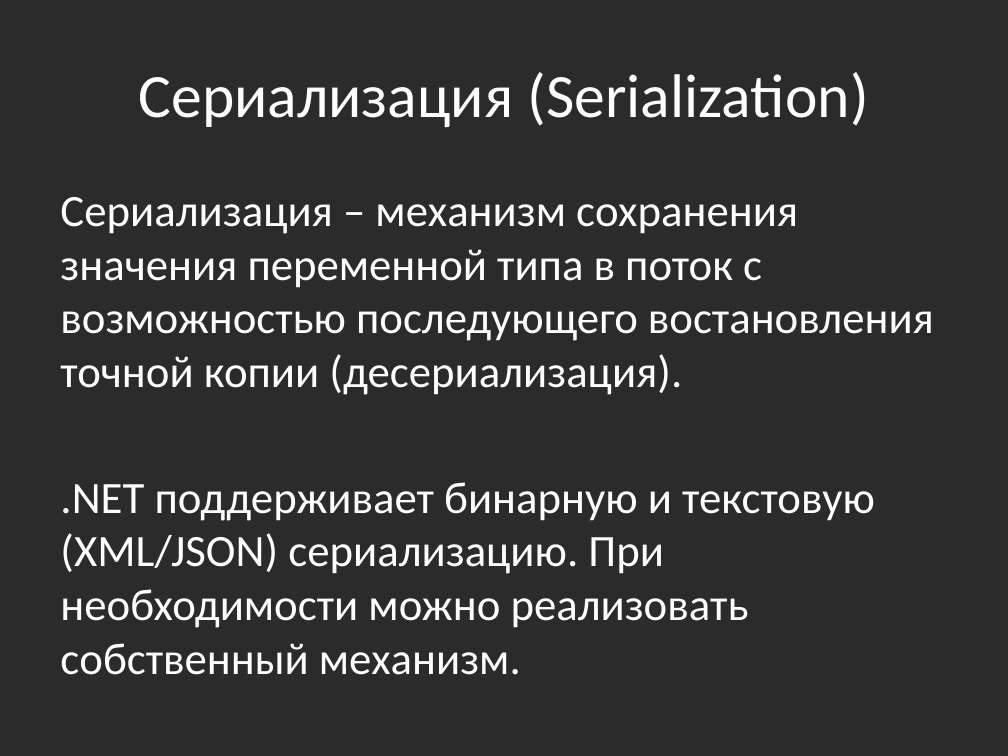
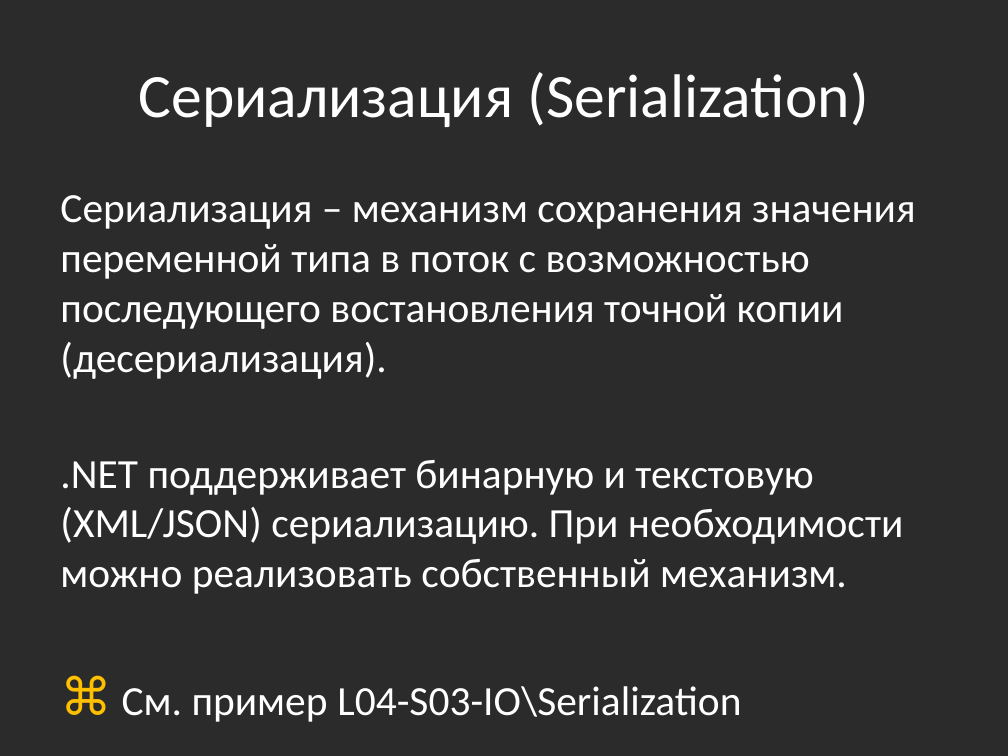
Before and after one commit to bazile/Training, a slide deck: slide 31 of Presentation/lesson-04-io.pptx. Drawn at 1008x756 pixels with LibreOffice and Linux fonts; fonts in the diff are those of the drawing; background and template pictures are left out; a plain dark background stands for a picture behind light text. Boxes give left, top, right and bottom in pixels: in the first picture for what was removed or moved away, otherwise in the second. Text is boxed around its words. In the diff, an @@ line names an element or a change of style, - is before the commit and + after.

```diff
--- a/Presentation/lesson-04-io.pptx
+++ b/Presentation/lesson-04-io.pptx
@@ text at [60,195,916,594]: size 32 to 29.6 pt in "Сериализация – механизм сохранения значения переменной типа ...", ".NET поддерживает бинарную и текстовую (XML/JSON) сериализац ..." @@
@@ text at [122,686,741,722]: paragraph added @@
+⌘ См. пример L04-S03-IO\Serialization
```
Also in this commit, not shown: 1 other slide changed, 2 slides removed, 4 other files.
